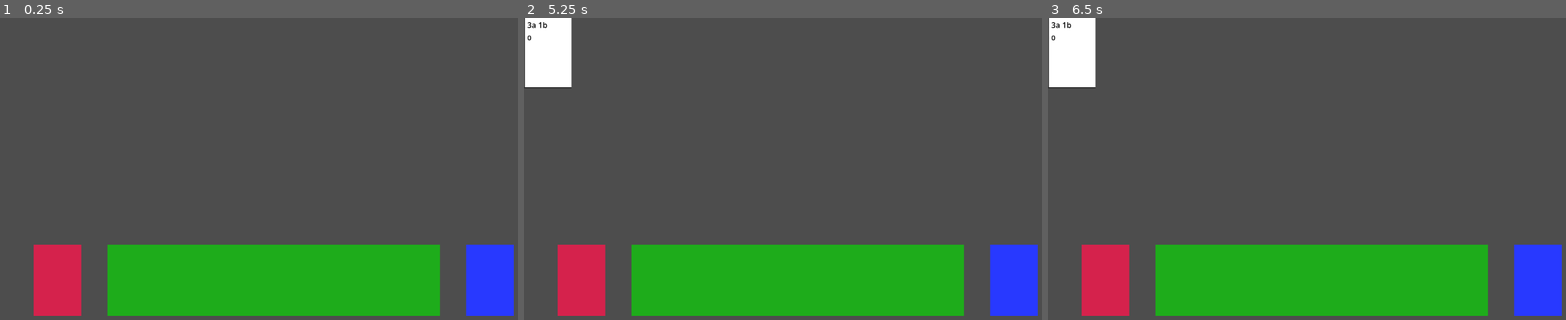
Above: before the commit, frames 1-3 (left to right).
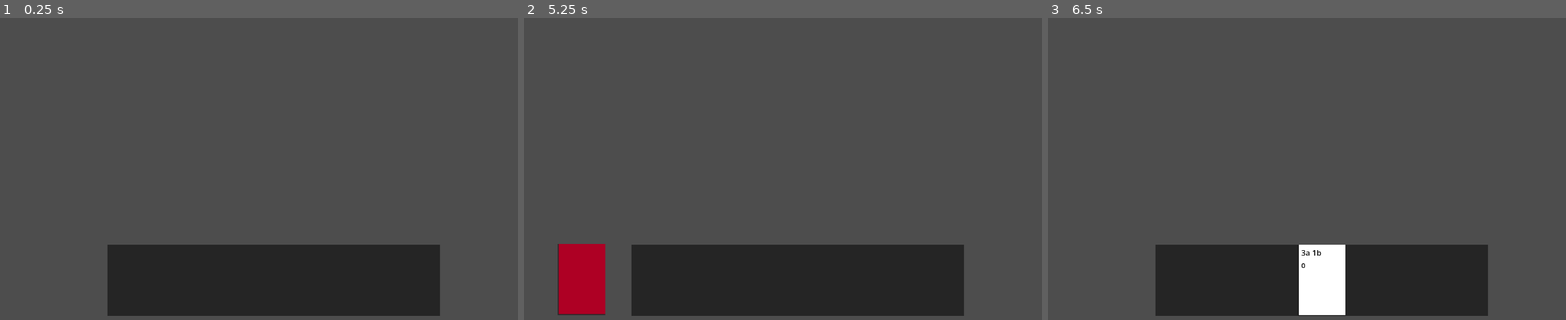
Above: after the commit, the same moments.

Repository: emrysshevek/gameganggame
Game: Godot game, scene res://cards/card_test_scene.tscn
Same seed, same stepped clock (60 frames per second), same inputs: the game is played once before the commit and once after it. This scene is started directly instead of the project's main scene.
Inputs (mouse positions are in pixels of both pictures, inside the frame that each line leads up to; where the layout moved, square brackets give the same spot in the first picture):
- Up to frame 1 (0.25 s): no input
- Up to frame 2 (5.25 s): tap Enter at 0.5, 2, 3.5 s; drag from (798, 172) to (850, 105) at 0.52 s; tap Space at 1.25, 2.75, 4.25 s; drag from (964, 217) to (772, 232) at 1.27 s; move the mouse to (632, 126) at 2.02 s; hold A (move_left) 2.03-2.75 s; tap Alt at 2.1, 5.1 s; drag from (824, 172) to (632, 126) at 2.77 s; move the mouse to (715, 93) at 3.52 s; press the mouse at (715, 93) at 3.53 s; hold S (debug_down) 3.53-4.25 s; release the mouse at (715, 93) at 4.25 s; drag from (917, 156) to (715, 93) at 4.27 s; move the mouse to (689, 187) at 5.02 s; hold W (debug_up) from 5.03 s (still down); click (689, 187) at 5.17 s
- Up to frame 3 (6.5 s): release W (debug_up) at 5.75 s; click (1104, 280) [1073, 51] at 5.75 s

The runs differ from the first frame. In frame 1, 19% of the frame differs, in the area x 6-100%, y 75-99%; in frame 2, 22%, in the area x 0-100%, y 0-99%; in frame 3, 22%.

Commit message:
todo: shuffle discard onto draw when draw is empty

Diff:
--- a/cards/Deck.tscn
+++ b/cards/Deck.tscn
@@ -12,6 +12,7 @@
 visible = false
 
 [node name="DeckView" type="CanvasLayer" parent="." unique_id=51572081]
+visible = false
 
 [node name="Control" type="Control" parent="DeckView" unique_id=880766469]
 layout_mode = 3
--- a/cards/Pile.tscn
+++ b/cards/Pile.tscn
@@ -2,5 +2,16 @@
 
 [ext_resource type="Script" uid="uid://c4yig64yuewvl" path="res://cards/pile.gd" id="1_nhxhl"]
 
-[node name="Pile" type="Node2D" unique_id=1350698498]
+[node name="Pile" type="Control" unique_id=1138835200]
+layout_mode = 3
+anchors_preset = 0
 script = ExtResource("1_nhxhl")
+
+[node name="ColorRect" type="ColorRect" parent="." unique_id=810428066]
+layout_mode = 1
+anchors_preset = 15
+anchor_right = 1.0
+anchor_bottom = 1.0
+grow_horizontal = 2
+grow_vertical = 2
+color = Color(0, 0, 0, 0.52156866)
--- a/cards/card_manager.gd
+++ b/cards/card_manager.gd
@@ -8,28 +8,19 @@
 @export var discard_pile: Pile
 @export var hand_pile: Pile
 @export var player: Player
-
-@export var draw_marker: Control
-@export var hand_marker: Control
-@export var discard_marker: Control
 #endregion
 
 
 #region Built-ins
 func _ready() -> void:
-	draw_pile.area = Rect2(draw_marker.global_position, draw_marker.size)
-	hand_pile.area = Rect2(hand_marker.global_position, hand_marker.size)
-	discard_pile.area = Rect2(discard_marker.global_position, discard_marker.size)
-
-	draw_pile.emptied.connect(_on_draw_pile_emptied)
 	deck.card_added.connect(_on_deck_card_added)
 	for card in deck.cards:
-		card.request_discard.connect(_on_card_requested_discard)
+		card.request_discard.connect(func():_on_card_requested_discard(card))
 #endregion
 
 
 #region Public Methods
-func draw(_count:=0) -> void:
+func draw(_count:=1) -> void:
 	for i in _count:
 		var card := draw_pile.get_top_card()
 		hand_pile.add_card(card)
@@ -53,11 +44,8 @@
 
 
 #region Signal Connections
-func _on_draw_pile_emptied() -> void:
-	return_discard()
-
-
 func _on_deck_card_added(_card) -> void:
+	_card.request_discard.connect(func():_on_card_requested_discard(_card))
 	draw_pile.add_card(_card, 0, true) # add and shuffle
 
 
@@ -70,4 +58,11 @@
 		discard(_card)
 	if _card.pile == draw_pile:
 		draw()
+
+
+#func _on_refill_draw_button_pressed() -> void:
+	#if draw_pile.count == 0:
+		#discard_pile.shuffle()
+		#for i in discard_pile.count:
+			#draw_pile.add_card(discard_pile.get_top_card())
 #endregion
--- a/cards/card_manager.tscn
+++ b/cards/card_manager.tscn
@@ -3,7 +3,7 @@
 [ext_resource type="Script" uid="uid://bfeck0s4jjehn" path="res://cards/card_manager.gd" id="1_de166"]
 [ext_resource type="PackedScene" uid="uid://b7371rgat236l" path="res://cards/Pile.tscn" id="2_vmpa3"]
 
-[node name="CardManager" type="Control" unique_id=810966713 node_paths=PackedStringArray("draw_pile", "discard_pile", "hand_pile", "draw_marker", "hand_marker", "discard_marker")]
+[node name="CardManager" type="Control" unique_id=810966713 node_paths=PackedStringArray("draw_pile", "discard_pile", "hand_pile")]
 layout_mode = 3
 anchors_preset = 15
 anchor_right = 1.0
@@ -11,12 +11,9 @@
 grow_horizontal = 2
 grow_vertical = 2
 script = ExtResource("1_de166")
-draw_pile = NodePath("DrawPile")
-discard_pile = NodePath("HandPile")
-hand_pile = NodePath("DiscardPile")
-draw_marker = NodePath("Layout/HBoxContainer/DrawArea/DrawMarker")
-hand_marker = NodePath("Layout/HBoxContainer/HandArea/HandMarker")
-discard_marker = NodePath("Layout/HBoxContainer/DiscardArea/DiscardMarker")
+draw_pile = NodePath("Layout/HBoxContainer/DrawPile")
+discard_pile = NodePath("Layout/HBoxContainer/DiscardPile")
+hand_pile = NodePath("Layout/HBoxContainer/HandPile")
 
 [node name="Layout" type="MarginContainer" parent="." unique_id=109818275]
 layout_mode = 1
@@ -39,72 +36,32 @@
 size_flags_horizontal = 3
 size_flags_vertical = 4
 
-[node name="DrawArea" type="ColorRect" parent="Layout/HBoxContainer" unique_id=1331273431]
-custom_minimum_size = Vector2(100, 150)
+[node name="DrawPile" parent="Layout/HBoxContainer" unique_id=1350698498 instance=ExtResource("2_vmpa3")]
 layout_mode = 2
 size_flags_horizontal = 4
 size_flags_vertical = 4
-color = Color(0.8352941, 0.13333334, 0.29803923, 1)
-
-[node name="DrawMarker" type="Control" parent="Layout/HBoxContainer/DrawArea" unique_id=96855263]
-layout_mode = 1
-anchors_preset = 8
-anchor_left = 0.5
-anchor_top = 0.5
-anchor_right = 0.5
-anchor_bottom = 0.5
-grow_horizontal = 2
-grow_vertical = 2
+is_faceup = false
 
 [node name="spacer4" type="Control" parent="Layout/HBoxContainer" unique_id=921878017]
 layout_mode = 2
 size_flags_horizontal = 3
 size_flags_vertical = 4
 
-[node name="HandArea" type="ColorRect" parent="Layout/HBoxContainer" unique_id=344322895]
+[node name="HandPile" parent="Layout/HBoxContainer" unique_id=1066738121 instance=ExtResource("2_vmpa3")]
 custom_minimum_size = Vector2(700, 150)
 layout_mode = 2
-size_flags_horizontal = 4
-size_flags_vertical = 4
-color = Color(0.11764706, 0.6745098, 0.105882354, 1)
-
-[node name="HandMarker" type="Control" parent="Layout/HBoxContainer/HandArea" unique_id=1776404221]
-layout_mode = 1
-anchors_preset = 15
-anchor_right = 1.0
-anchor_bottom = 1.0
-grow_horizontal = 2
-grow_vertical = 2
 
 [node name="spacer2" type="Control" parent="Layout/HBoxContainer" unique_id=676037695]
 layout_mode = 2
 size_flags_horizontal = 3
 size_flags_vertical = 4
 
-[node name="DiscardArea" type="ColorRect" parent="Layout/HBoxContainer" unique_id=837107395]
-custom_minimum_size = Vector2(100, 150)
+[node name="DiscardPile" parent="Layout/HBoxContainer" unique_id=471589333 instance=ExtResource("2_vmpa3")]
 layout_mode = 2
 size_flags_horizontal = 4
 size_flags_vertical = 4
-color = Color(0.15686275, 0.22352941, 1, 1)
-
-[node name="DiscardMarker" type="Control" parent="Layout/HBoxContainer/DiscardArea" unique_id=1698229132]
-layout_mode = 1
-anchors_preset = 8
-anchor_left = 0.5
-anchor_top = 0.5
-anchor_right = 0.5
-anchor_bottom = 0.5
-grow_horizontal = 2
-grow_vertical = 2
 
 [node name="spacer" type="Control" parent="Layout/HBoxContainer" unique_id=1997233733]
 layout_mode = 2
 size_flags_horizontal = 3
 size_flags_vertical = 4
-
-[node name="DrawPile" parent="." unique_id=1350698498 instance=ExtResource("2_vmpa3")]
-
-[node name="HandPile" parent="." unique_id=1066738121 instance=ExtResource("2_vmpa3")]
-
-[node name="DiscardPile" parent="." unique_id=471589333 instance=ExtResource("2_vmpa3")]
--- a/cards/card_test_scene.gd
+++ b/cards/card_test_scene.gd
@@ -8,6 +8,11 @@
 var mouse_is_pressed := false
 
 var card_scene := preload("res://cards/card.tscn")
+
+
+func _ready() -> void:
+	card_manager.deck = deck
+
 
 func _input(_event: InputEvent) -> void:
 	if Input.is_action_just_pressed("debug_up"):
--- a/cards/card_test_scene.tscn
+++ b/cards/card_test_scene.tscn
@@ -4,7 +4,7 @@
 [ext_resource type="PackedScene" uid="uid://duhdi243d2mpq" path="res://cards/card_manager.tscn" id="2_sv2hw"]
 [ext_resource type="PackedScene" uid="uid://c5egmq5hekfcm" path="res://cards/Deck.tscn" id="3_sv2hw"]
 
-[node name="CardTestScene" type="Control" unique_id=252083493 node_paths=PackedStringArray("deck")]
+[node name="CardTestScene" type="Control" unique_id=252083493 node_paths=PackedStringArray("card_manager", "deck")]
 layout_mode = 3
 anchors_preset = 15
 anchor_right = 1.0
@@ -12,6 +12,7 @@
 grow_horizontal = 2
 grow_vertical = 2
 script = ExtResource("1_sv2hw")
+card_manager = NodePath("CardManager")
 deck = NodePath("Deck")
 metadata/_edit_lock_ = true
 
--- a/cards/pile.gd
+++ b/cards/pile.gd
@@ -1,5 +1,5 @@
 class_name Pile
-extends Node2D
+extends Control
 
 
 #region Signals
@@ -11,7 +11,6 @@
 
 
 #region Properties
-@export var area: Rect2 = Rect2(Vector2.ZERO, Vector2.ZERO)
 @export var cards: Array[Card] = []
 var count: int:
 	get:
@@ -71,6 +70,8 @@
 	if _shuffle:
 		shuffle()
 
+	if _card.is_faceup != is_faceup:
+		_card.flip()
 	_reposition()
 
 	card_added.emit(_card)
@@ -89,8 +90,8 @@
 
 
 func move(_global_position: Vector2, _size: Vector2) -> void:
-	area.position = _global_position
-	area.size = _size
+	global_position = _global_position
+	size = _size
 	_reposition()
 #endregion
 
@@ -99,18 +100,18 @@
 	if count == 0:
 		return
 
-	var is_horizontal := area.size.x >= area.size.y
-	var spacing := Vector2(area.size.x / float(count + 1), 0)
-	var area_offset := Vector2(0, area.size.y / 2.0)
+	var is_horizontal := size.x >= size.y
+	var spacing := Vector2(size.x / float(count + 1), 0)
+	var area_offset := Vector2(0, size.y / 2.0)
 	var card_offset := cards[0].size / 2.0
 
 	if not is_horizontal:
-		area_offset = Vector2(area.size.x / 2.0, 0)
-		spacing = Vector2(0, area.size.y / float(count + 1))
-	if area.size == Vector2.ZERO:
+		area_offset = Vector2(size.x / 2.0, 0)
+		spacing = Vector2(0, size.y / float(count + 1))
+	if size == Vector2.ZERO:
 		spacing.y -= 2
 
-	var curr_pos := area.position + area_offset - card_offset
+	var curr_pos := global_position + area_offset - card_offset
 	for i in len(ordered_cards):
 		var card := ordered_cards[i]
 		curr_pos += spacing
--- a/scenes/tile.gd
+++ b/scenes/tile.gd
@@ -34,13 +34,13 @@
 	is_tile_revealed = false
 	$Tile_Bkgd.self_modulate = Color("000000c0")
 
-func explore(which_player:player):
+func explore(which_player:Player):
 	if is_tile_revealed == false:
 		reveal(which_player)
 	is_tile_explored = true
 	tile_explored.emit(self, which_player)
 
-func reveal(which_player:player):
+func reveal(which_player:Player):
 	is_tile_revealed = true
 	tile_revealed.emit(self, which_player)
 	$Tile_Bkgd.self_modulate = Color("ffffff")
@@ -48,12 +48,12 @@
 		if paths.keys().has(each_direction):
 			_path_lines[each_direction].visible = true
 
-func enter(which_player:player):
+func enter(which_player:Player):
 	explore(which_player)
 	tile_entered.emit(self, which_player)
 	pass
 
-func exit(which_player:player):
+func exit(which_player:Player):
 	tile_exited.emit(self, which_player)
 	pass
 
